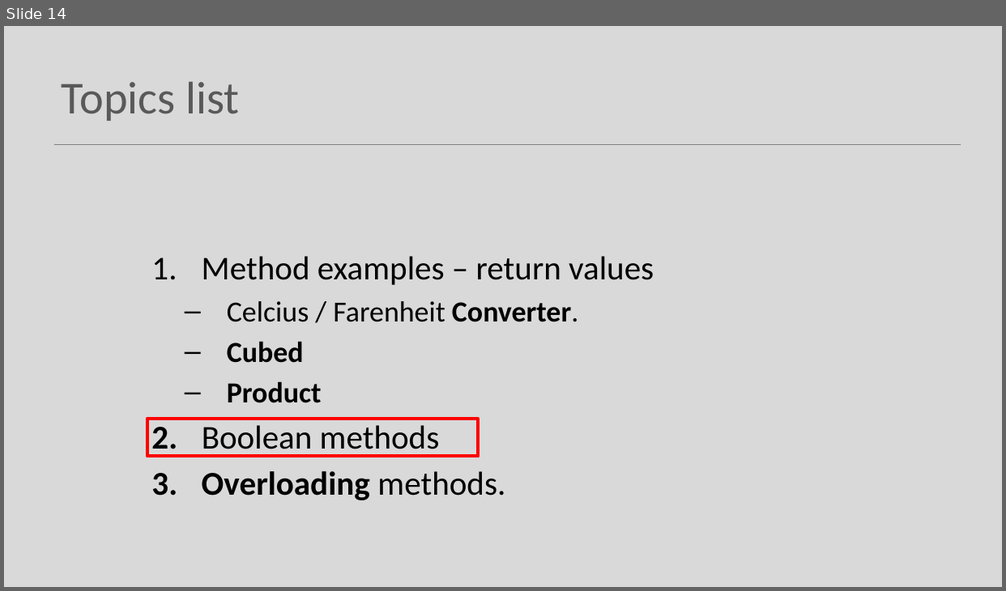
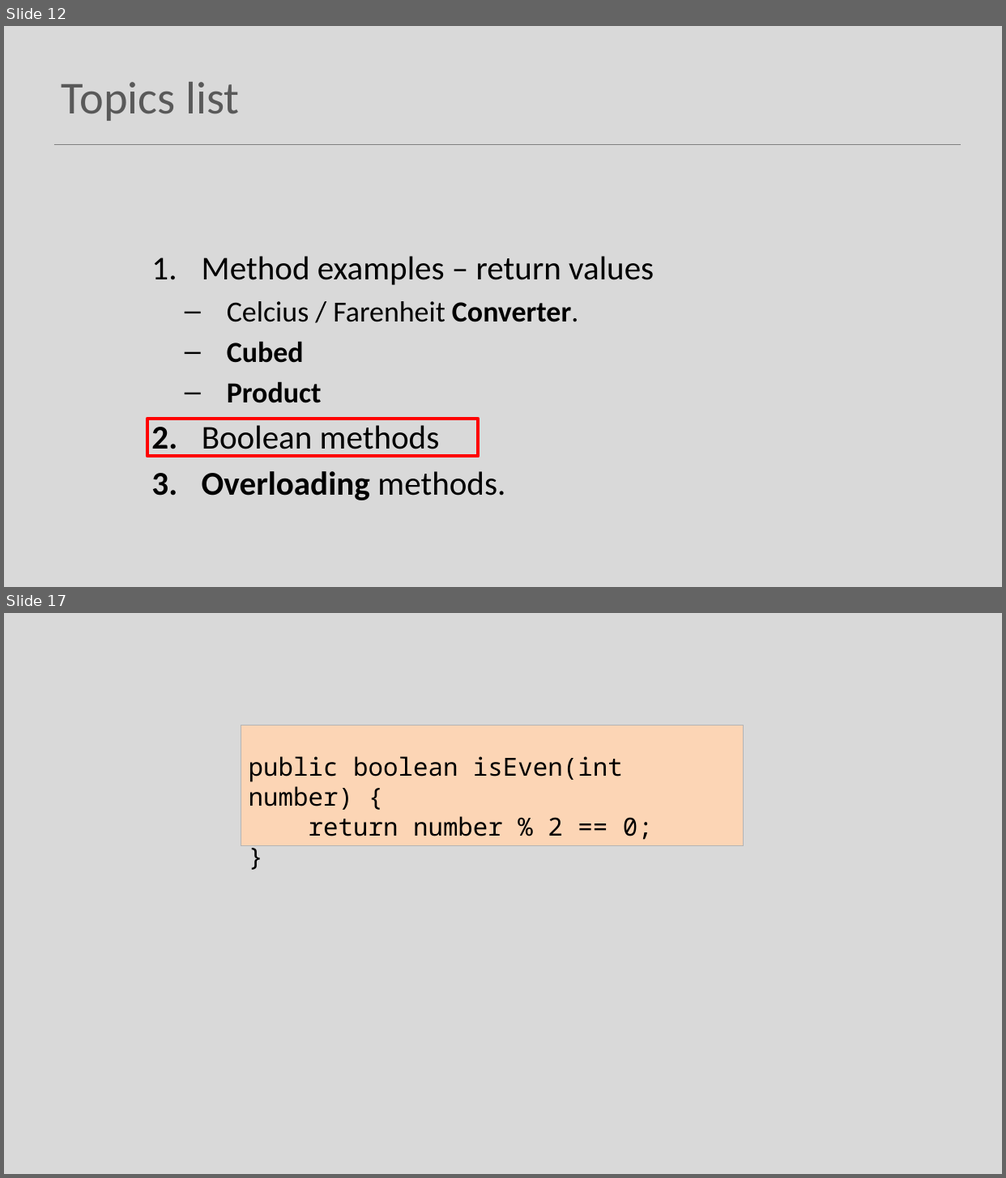
Before and after one commit to Programming-Fundamentals-SETU/prog-fund-1-sept-25, a slide deck: topic07-methods/unit-1/talk-5-more-on-methods/e-more-on-methods.pptx. Shown one above the other, each under a label of ours: slide 14 before the commit, slides 12 and 17 after it; the slides between them are not shown. The pictures are 1006x591 and 1006x1178 pixels, drawn with LibreOffice and Linux fonts; fonts in the diff are those of the drawing. Boxes give left, top, right and bottom in pixels: in the first picture for what was removed or moved away, otherwise in the second. Text is boxed around its words. In the diff, an @@ line names an element or a change of style, - is before the commit and + after.

```diff
--- a/topic07-methods/unit-1/talk-5-more-on-methods/e-more-on-methods.pptx
+++ b/topic07-methods/unit-1/talk-5-more-on-methods/e-more-on-methods.pptx
@@ slide 17 added at [4,613,1002,1174], background #D9D9D9 @@
@@ rectangle added at [241,726,744,846], fill #FCD5B5, outline #B4B4B4 0.75 pt, 24 pt, text #000000 @@
+public boolean isEven(int number) {
+return number % 2 == 0;
+}
@@ what was slide 14 is now slide 12 @@
```
Also in this commit, not shown: 12 other slides added, 1 slide removed, 4 other files.
